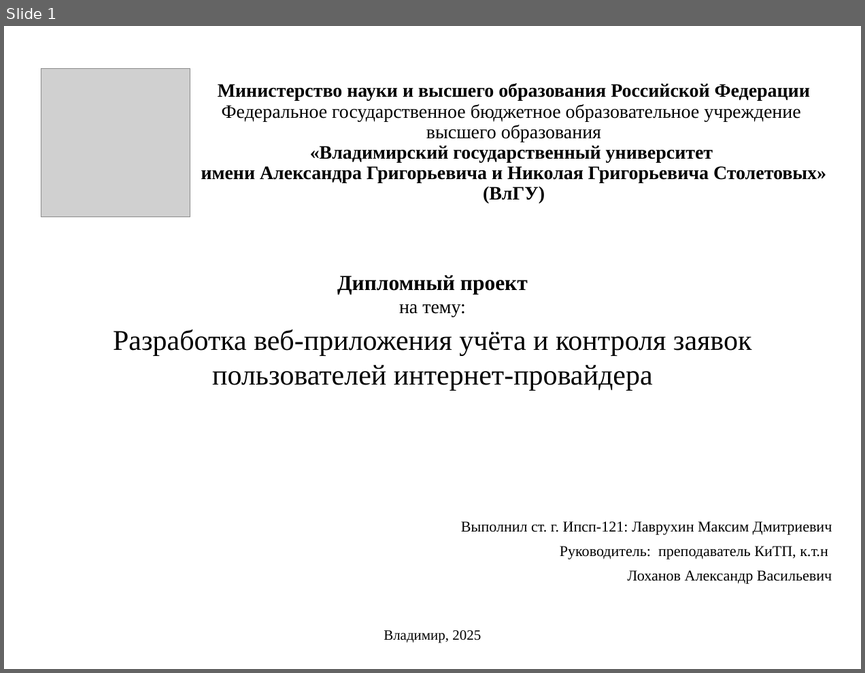
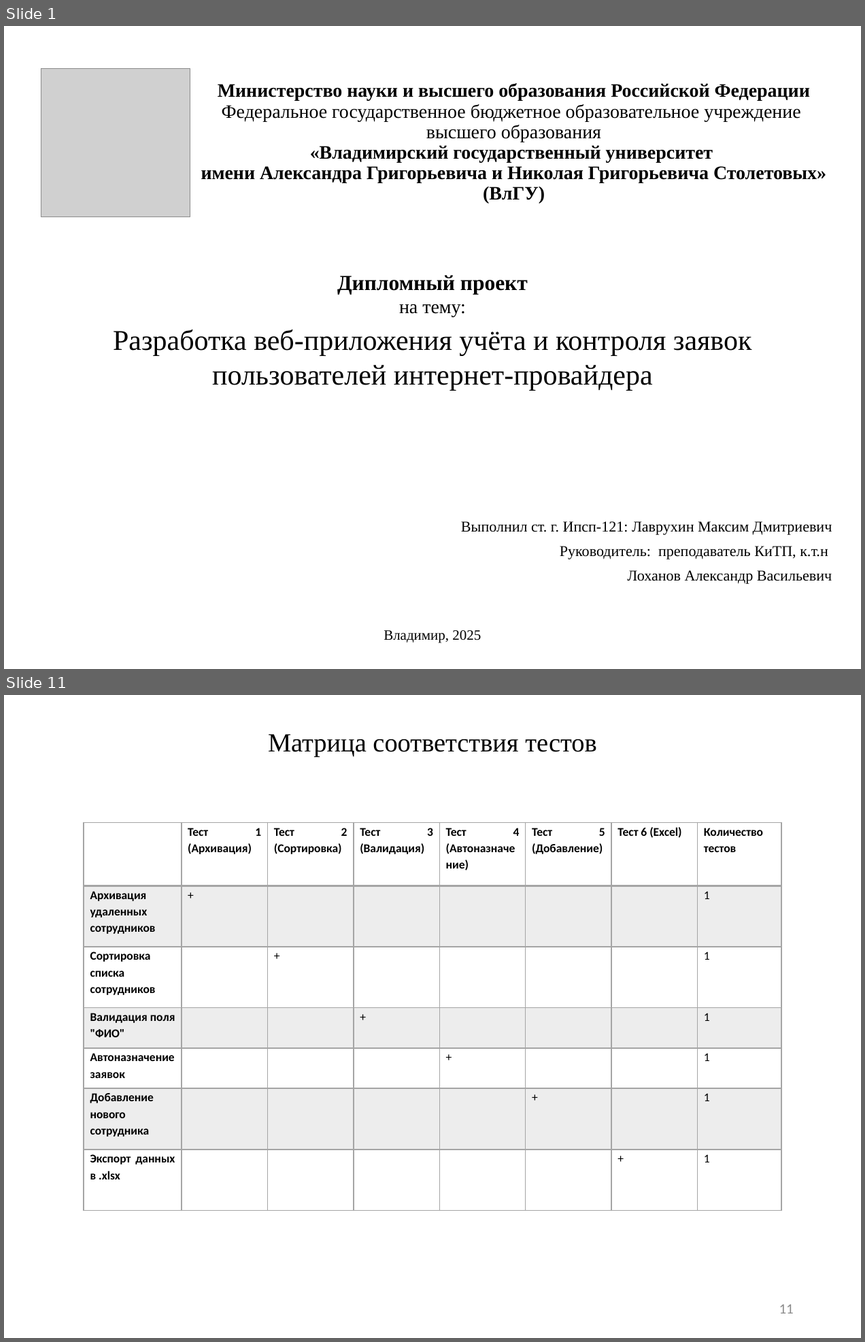
Before and after one commit to LavruhinMax/Diplom, a slide deck: doc/Презентация.pptx. Shown one above the other, each under a label of ours: slide 1 before the commit, slides 1 and 11 after it; the slides between them are not shown. The pictures are 865x673 and 865x1342 pixels, drawn with LibreOffice and Linux fonts; fonts in the diff are those of the drawing; grey boxes stand for pictures. Boxes give left, top, right and bottom in pixels: in the first picture for what was removed or moved away, otherwise in the second. Text is boxed around its words. In the diff, an @@ line names an element or a change of style, - is before the commit and + after.

```diff
--- a/doc/Презентация.pptx
+++ b/doc/Презентация.pptx
@@ slide 11 added at <box>4,695,861,1338</box>, background #FFFFFF @@
@@ title added at <box>268,734,597,757</box>, 22 pt, text #000000 @@
+Матрица соответствия тестов
@@ table added at <box>84,823,781,1211</box>, 7 rows, 8 columns @@
+ | Тест 1 (Архивация) | Тест 2 (Сортировка) | Тест 3 (Валидация) | Тест 4 (Автоназначение) | Тест 5 (Добавление) | Тест 6 (Excel) | Количество тестов
+Архивация удаленных сотрудников | + |  |  |  |  |  | 1
+Сортировка списка сотрудников |  | + |  |  |  |  | 1
+Валидация поля "ФИО" |  |  | + |  |  |  | 1
+Автоназначение заявок |  |  |  | + |  |  | 1
+Добавление нового сотрудника |  |  |  |  | + |  | 1
+Экспорт данных в .xlsx |  |  |  |  |  | + | 1
@@ page number added at <box>779,1304,793,1313</box>, 12 pt, text #8C8C8C @@
+11
```
Also in this commit, not shown: 10 slides changed, 35 other files.
